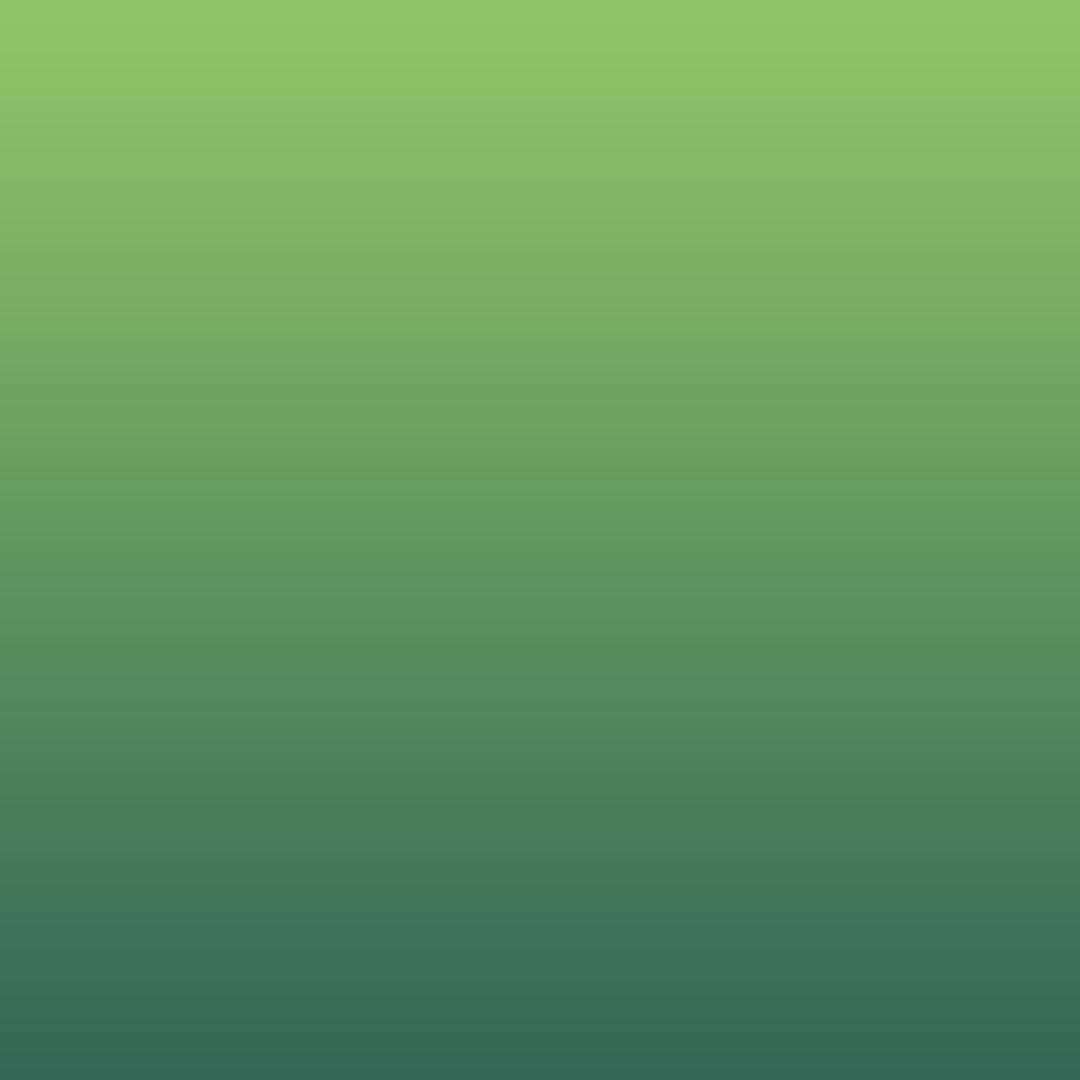
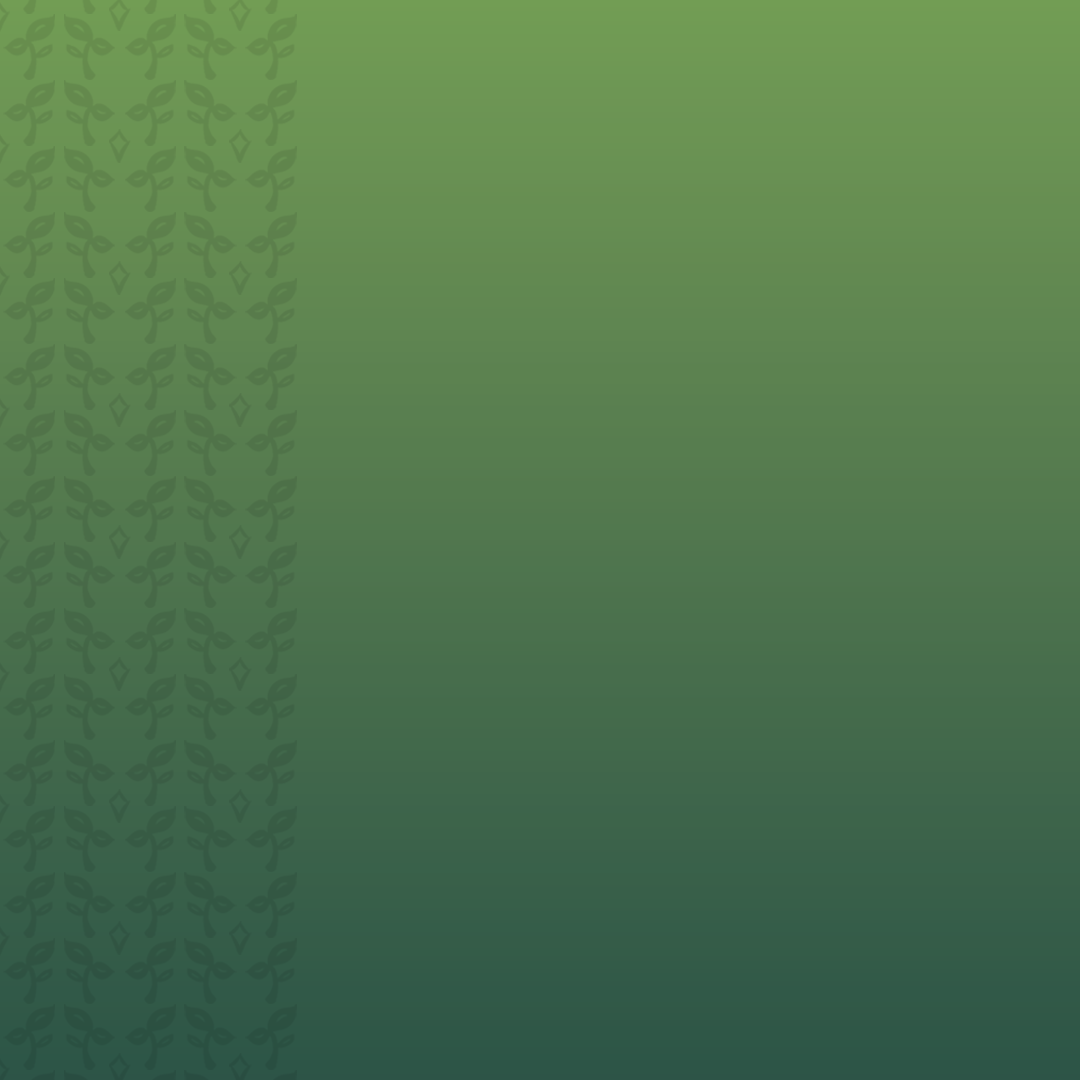
Layer changes from the first 1080px x 1080px image to the second:
renamed "Layer 0" to "Layer 23", opacity 100% → 10%, blend normal → multiply, moved it above "Color Balance 1", painted on it over bbox(0, 0, 1080, 1080)
showed "Color Balance 1", painted on it, unmasked it over bbox(0, 0, 1080, 1080)
